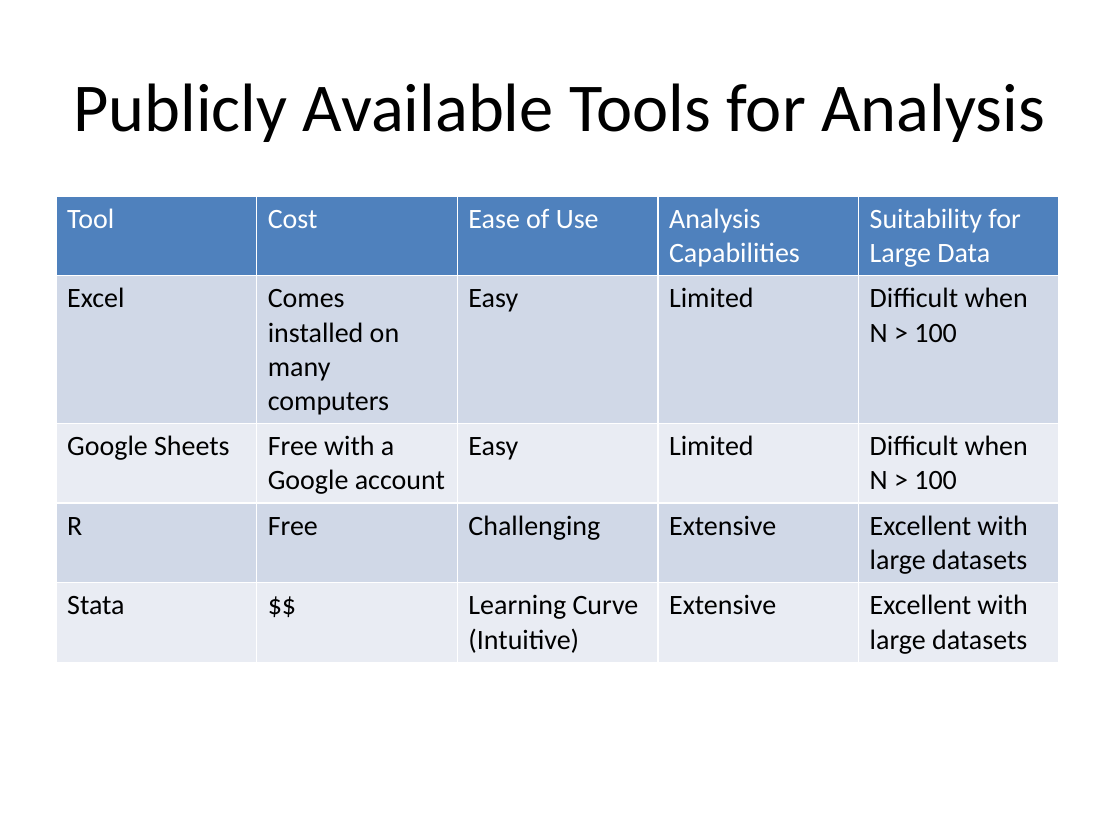
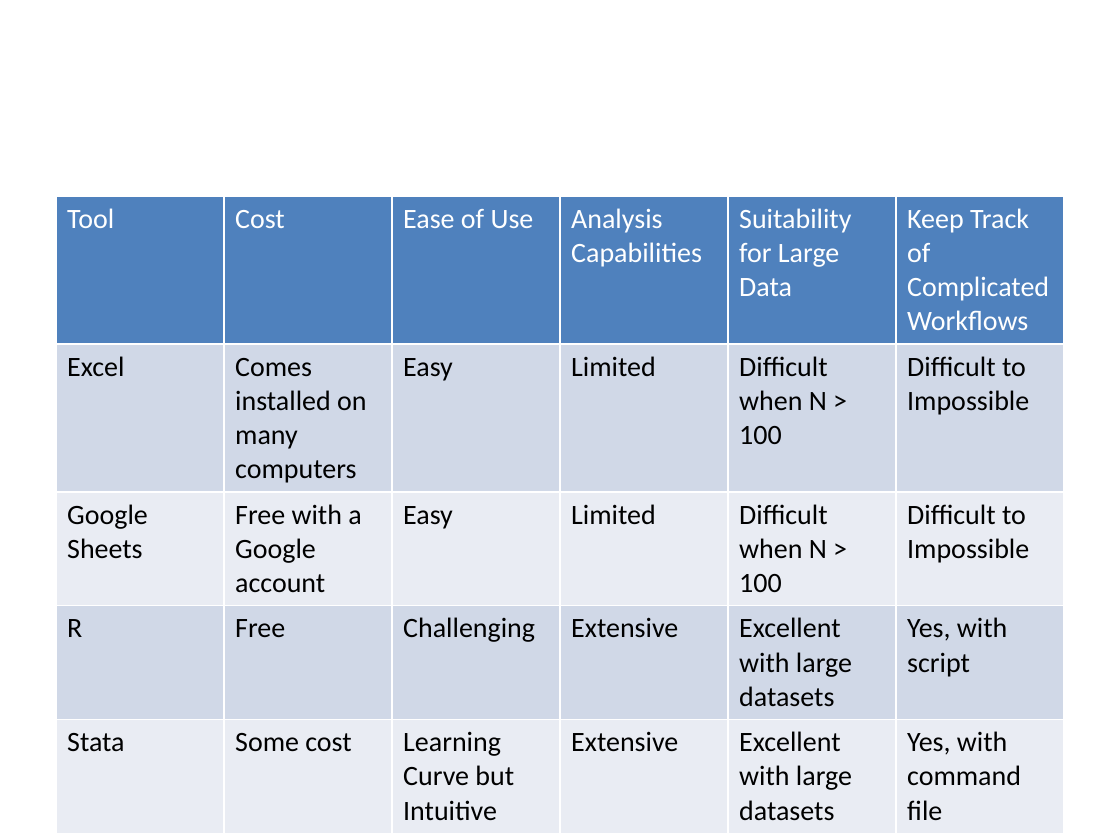
Before and after one commit to agrogan1/teaching, a slide deck: slide 6 of quantitative-data-analysis/quantitative-data-analysis.pptx (slide 3 before the commit). Drawn at 1120x840 pixels with LibreOffice and Linux fonts; fonts in the diff are those of the drawing. Boxes give left, top, right and bottom in pixels: in the first picture for what was removed or moved away, otherwise in the second. Text is boxed around its words. In the diff, an @@ line names an element or a change of style, - is before the commit and + after.

```diff
--- a/quantitative-data-analysis/quantitative-data-analysis.pptx
+++ b/quantitative-data-analysis/quantitative-data-analysis.pptx
@@ title removed at [73, 83, 1045, 142] @@
-Publicly Available Tools for Analysis
@@ table at [56, 196, 1064, 825] @@
-column 2, row 5: $$
+column 2, row 5: Some cost
-column 3, row 5: Learning Curve (Intuitive)
+column 3, row 5: Learning Curve but Intuitive
+column 6: Keep Track of Complicated Workflows | Difficult to Impossible | Difficult to Impossible | Yes, with script | Yes, with command file
@@ table: place and size @@
-table at [56, 196, 1058, 749]
+table at [56, 196, 1064, 825]
```
Also in this commit, not shown: 4 other slides changed, 8 slides added, 6 other files.
